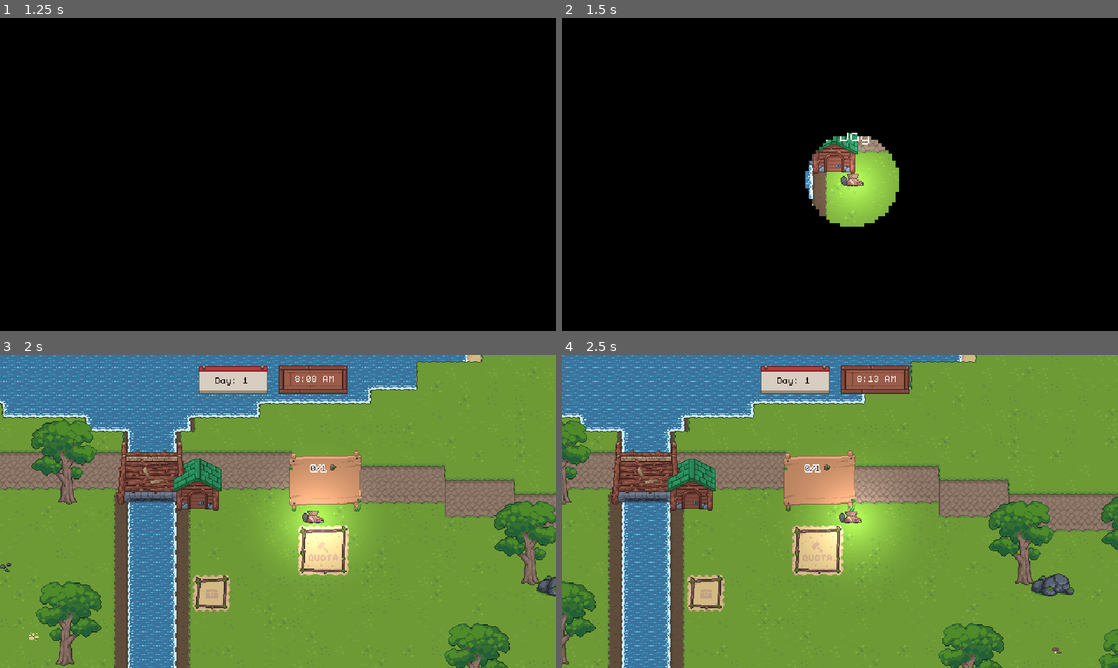
Above: before the commit, frames 1-4 (two rows, left to right).
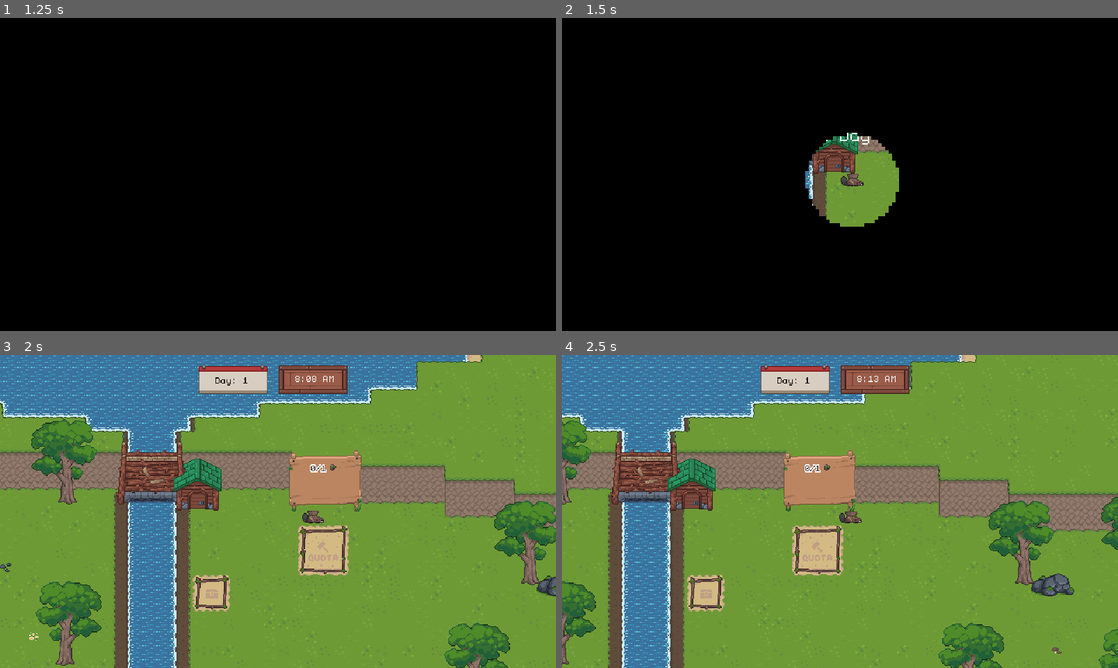
Above: after the commit, the same moments.

Repository: Juniper19/beaver-game
Game: Godot game, scene res://menu/main_menu.tscn
Two runs of this game, one before a commit and one after it. Both use one fixed random seed, a clock stepped at 60 frames per second and the inputs below. The engine's default icon, where the game draws it, is replaced by a stand-in: a white triangle on a blue panel in a dark square. Sound files missing from this copy of the repository are replaced by a short silence.
Inputs (mouse positions are in pixels of both pictures, inside the frame that each line leads up to):
- Up to frame 1 (1.25 s): click "Play" at 0.5 s
- Up to frame 2 (1.5 s): tap Enter (ui_accept) at 1.25 s; move the mouse to (962, 158) at 1.27 s; hold D (move_right) from 1.28 s (still down); hold Q (drop_item) from 1.28 s (still down)
- Up to frame 3 (2 s): keep holding D (move_right); keep holding Q (drop_item); tap Enter (ui_accept) at 1.52 s
- Up to frame 4 (2.5 s): move the mouse to (728, 527) at 2.02 s; release D (move_right) at 2.03 s; release Q (drop_item) at 2.03 s; hold Down (cycle_down) from 2.03 s (still down); tap E (interact) at 2.1 s; tap Enter (ui_accept) at 2.27 s

Frame 1 is identical in both runs. In frame 2, 3.0% of the frame differs, in the area x 43-61%, y 38-67%; in frame 3, 3.7%, in the area x 48-65%, y 37-69%; in frame 4, 3.7%.

Commit message:
light adjust

Diff:
--- a/Day and night/day_night_manager.gd
+++ b/Day and night/day_night_manager.gd
@@ -49,10 +49,17 @@
 	if current_time < evening_start:
 		t = 0.0  # Full daylight
 	elif current_time >= night_start:
+		GlobalStats.LightEnergy = 0.6
 		t = 1.0  # Fully dark
 	else:
 		# Fade between 6 PM and 10 PM
 		t = float(current_time - evening_start) / float(night_start - evening_start)
+
+	if current_time > 1210 and current_time < night_start:
+		GlobalStats.LightEnergy = 0.45
+
+	if current_time > 1100 and current_time < 1210:
+		GlobalStats.LightEnergy = 0.3
 
 	t_max = max(t, t_max)
 
--- a/global/global_stats.gd
+++ b/global/global_stats.gd
@@ -25,6 +25,7 @@
 var current_season: String = ""
 var DayOne: bool = true
 
+var LightEnergy: float = 0.0
 # Special calendar day stat for sleeping.
 var calendar_day : int = 0
 
@@ -96,6 +97,7 @@
 	day_number = 0
 	current_season = ""
 	DayOne = true
+	LightEnergy = 0
 
 	## Upgradable Stats
 	rock_min_damage = 0
--- a/global/scene_manager.gd
+++ b/global/scene_manager.gd
@@ -67,6 +67,7 @@
 	if target_scene != Scene.WORLD:
 		AudioManager.playEnterDam()
 		AudioManager.stopOverworldMusic()
+		GlobalStats.LightEnergy = 0.0
 		if target_scene == Scene.INSIDE_DAM:
 			if GlobalStats.DayOne == true:
 				GlobalStats.DayOne = false
--- a/player/player.gd
+++ b/player/player.gd
@@ -21,6 +21,7 @@
 func _ready() -> void:
 	_calculate_move_speed()
 	_try_disconnect_tutorials()
+
 
 func _physics_process(_delta: float) -> void:
 	var move_dir: Vector2 = Input.get_vector("move_left", "move_right", "move_up", "move_down")
@@ -39,6 +40,7 @@
 		else:
 			AudioManager.playFootsteps()
 
+	$PointLight2D.energy = GlobalStats.LightEnergy
 
 func _update_anim(dir: Vector2, swimming: bool = false) -> void:
 	if is_mining:
Not shown: 1 places in menu/main_menu.tscn that only renumber resources
